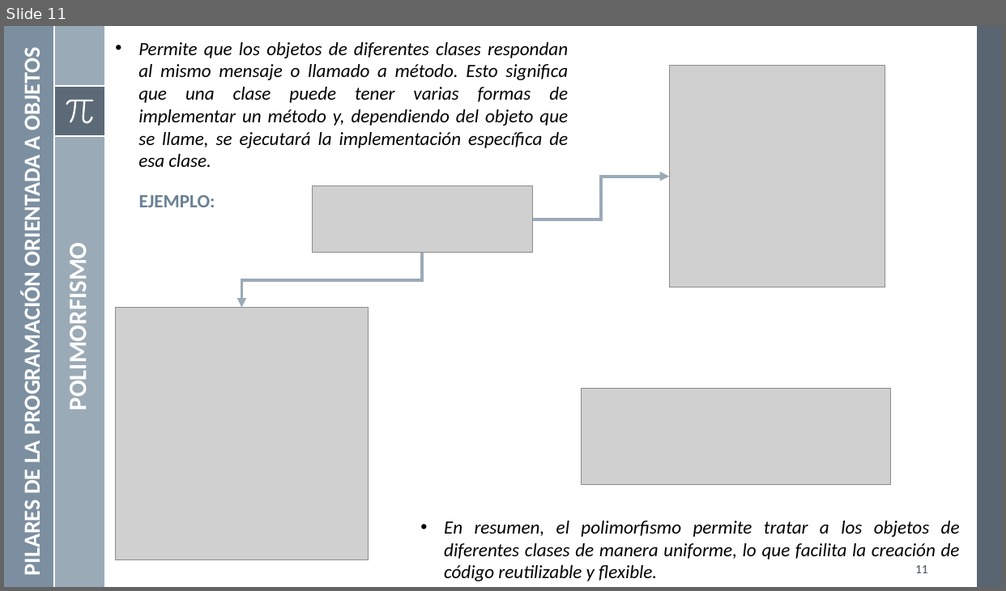
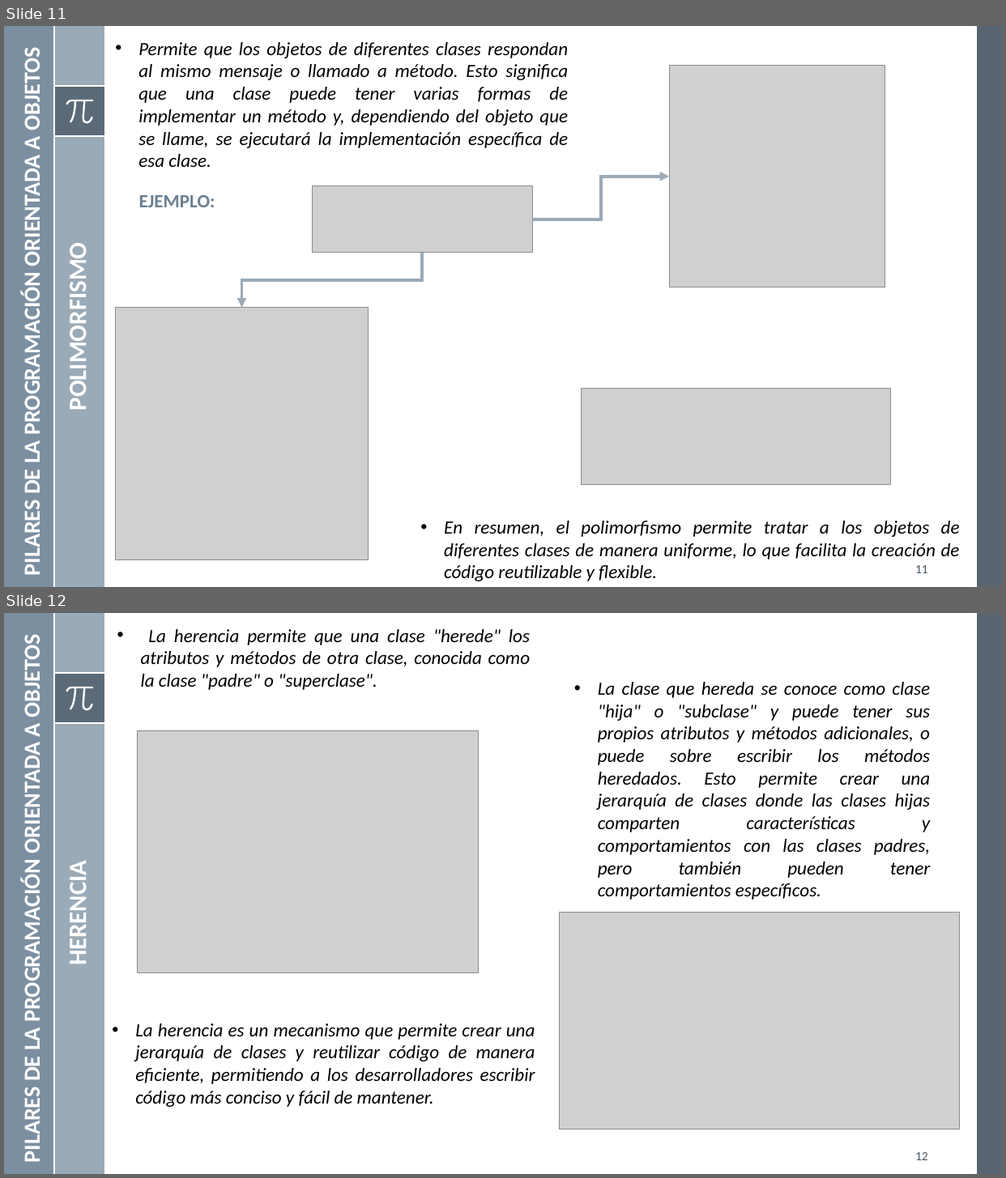
Before and after one commit to mgutierreza/Know, a slide deck: Programacion/POO/POO.pptx. Shown one above the other, each under a label of ours: slide 11 before the commit, slides 11 and 12 after it. The pictures are 1006x591 and 1006x1178 pixels, drawn with LibreOffice and Linux fonts; fonts in the diff are those of the drawing; grey boxes stand for pictures. Boxes give left, top, right and bottom in pixels: in the first picture for what was removed or moved away, otherwise in the second. Text is boxed around its words. In the diff, an @@ line names an element or a change of style, - is before the commit and + after.

```diff
--- a/Programacion/POO/POO.pptx
+++ b/Programacion/POO/POO.pptx
@@ slide 12 added at box(4, 613, 1002, 1174), background #FFFFFF; not listed: 8 template elements that a slide beside it also shows @@
@@ text added at box(141, 629, 530, 690), 18 pt, text #000000, italic @@
+• La herencia permite que una clase "herede" los atributos y métodos de otra clase, conocida como la clase "padre" o "superclase".
@@ text added at box(18, 642, 45, 1161), 22 pt, text #FFFFFF, bold @@
+PILARES DE LA PROGRAMACIÓN ORIENTADA A OBJETOS
@@ text added at box(598, 682, 931, 900), 18 pt, text #000000, italic @@
+• La clase que hereda se conoce como clase "hija" o "subclase" y puede tener sus propios atributos y métodos adicionales, o puede sobre escribir los métodos heredados. Esto permite crear una jerarquía de clases donde las clases hijas comparten características y comportamientos con las clases padres, pero también pueden tener comportamientos específicos.
@@ picture added at box(138, 730, 479, 973) @@
@@ text added at box(62, 871, 93, 963), 24 pt, text #FFFFFF, bold @@
+HERENCIA
@@ picture added at box(559, 913, 959, 1130) @@
@@ text added at box(135, 1024, 535, 1107), 18 pt, text #000000, italic @@
+• La herencia es un mecanismo que permite crear una jerarquía de clases y reutilizar código de manera eficiente, permitiendo a los desarrolladores escribir código más conciso y fácil de mantener.
@@ page number added at box(915, 1152, 928, 1161), 12 pt, text #465562 @@
+12
```
Also in this commit, not shown: 1 slide changed, 13 other slides added, 11 slides removed, 2 other files.
